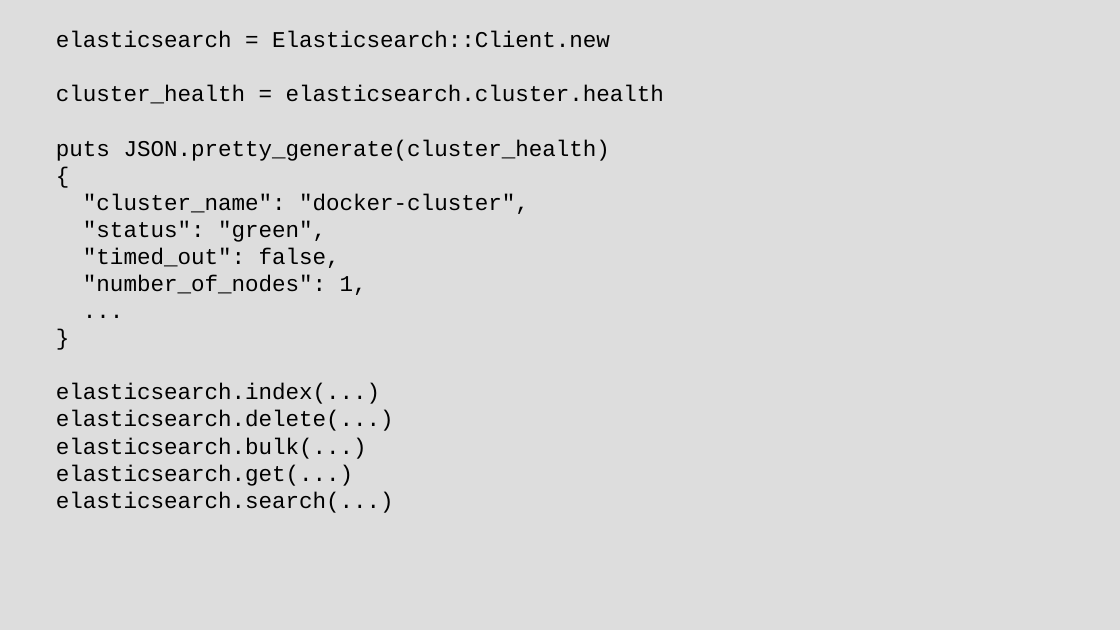
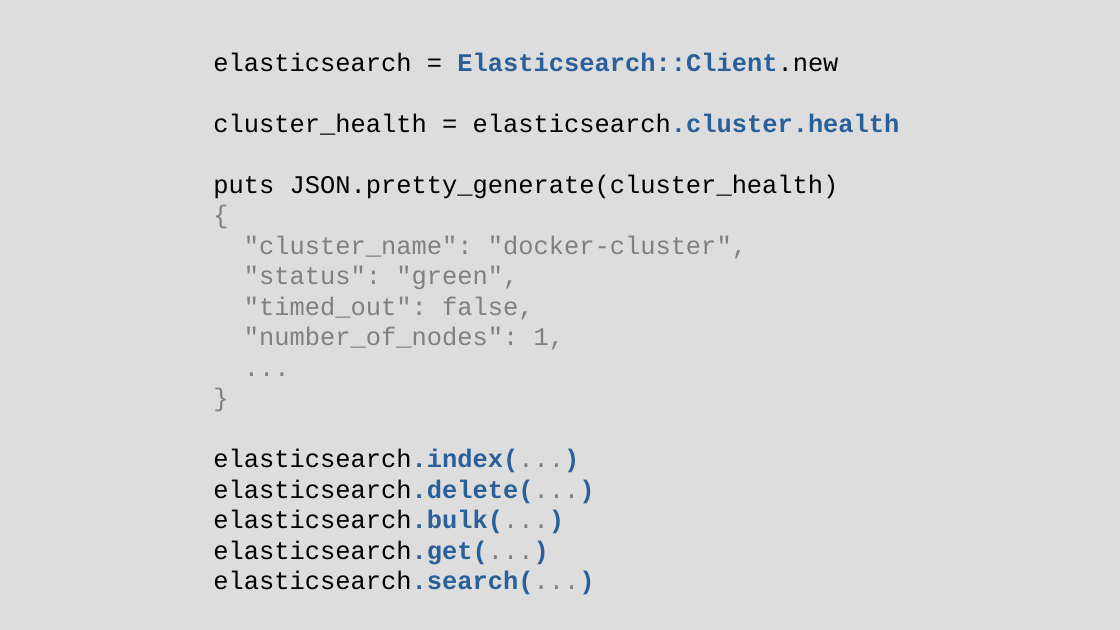
Before and after one commit to chriscressman/architecting-a-search-feature, a slide deck: slide 25 of presentation.odp (slide 36 before the commit). Drawn at 1120x630 pixels with LibreOffice and Linux fonts; fonts in the diff are those of the drawing. Boxes give left, top, right and bottom in pixels: in the first picture for what was removed or moved away, otherwise in the second. Text is boxed around its words. In the diff, an @@ line names an element or a change of style, - is before the commit and + after.

```diff
--- a/presentation.odp
+++ b/presentation.odp
@@ subtitle "elasticsearch = Elasticsearch::Client.new": place and size @@
-subtitle "elasticsearch = Elasticsearch::Client.new" at (56, 31, 664, 513)
+subtitle "elasticsearch = Elasticsearch::Client.new" at (213, 52, 900, 595)
@@ subtitle "elasticsearch = Elasticsearch::Client.new" at (213, 52, 900, 595): size 16 to 18 pt; text colour #000000 to #2A6099, bold on in "Elasticsearch::Client.new", "elasticsearch.cluster.health", "elasticsearch.index(...)", "elasticsearch.delete(...)" and 3 more places; text colour #000000 to #808080 in "{", ""cluster_name": "docker-cluster",", ""status": "green",", ""timed_out": false," and 8 more places @@
```
Also in this commit, not shown: 19 other slides changed, 16 slides added, 13 slides removed.
